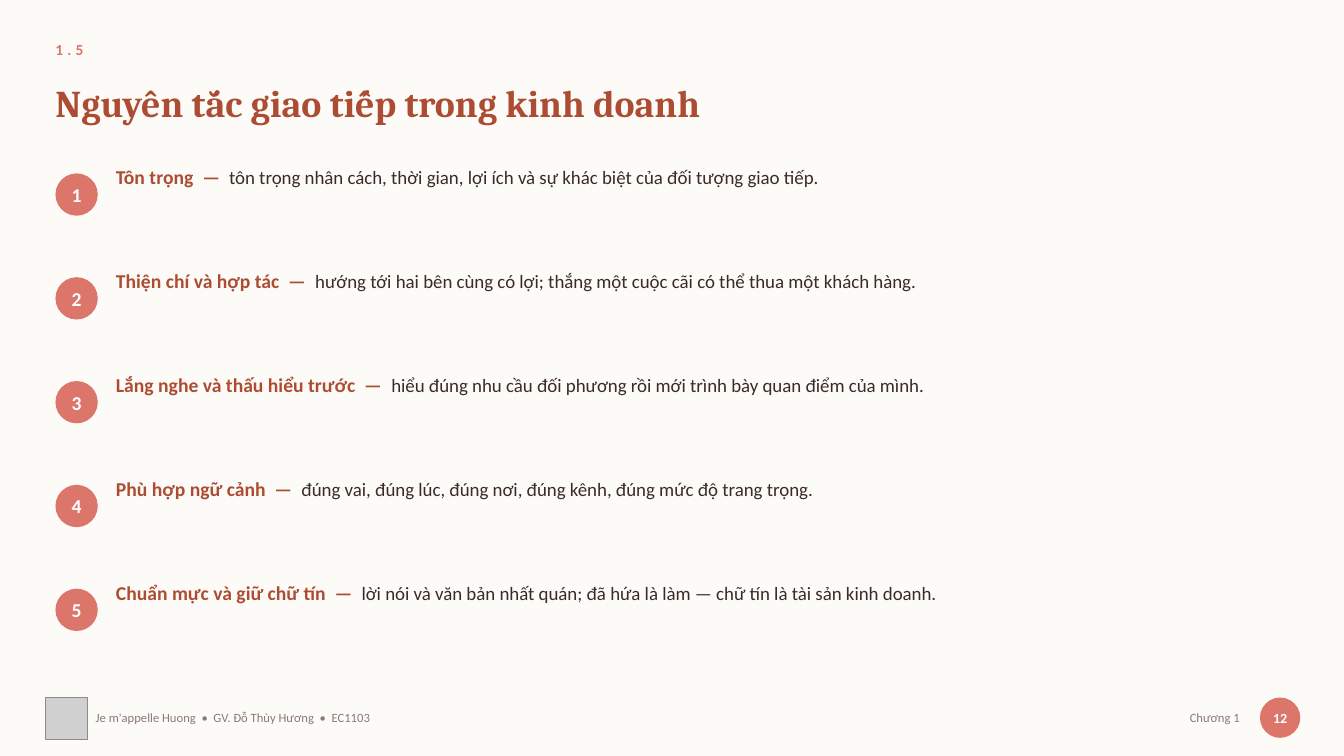
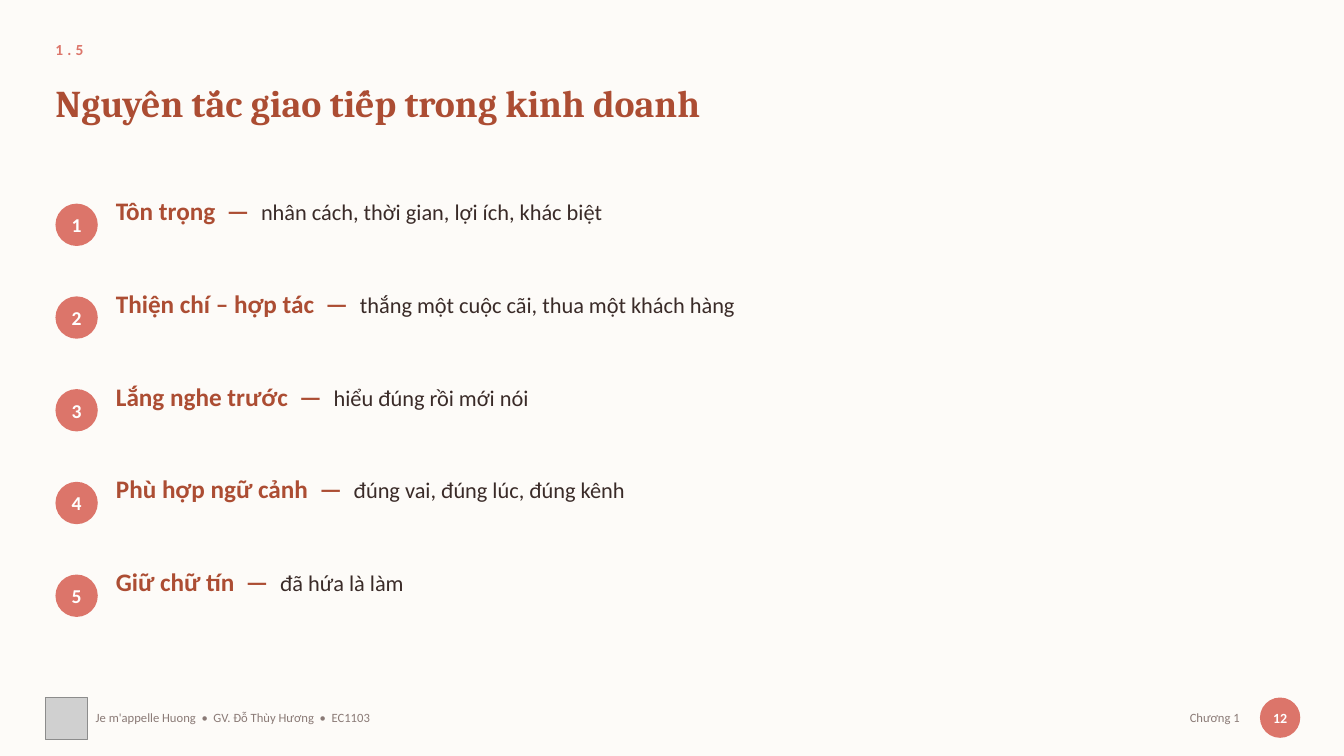
Before and after one commit to thuyhuongctu/ComDraft, a slide deck: slide 15 of slides/01-tong-quan-giao-tiep.pptx. Drawn at 1344x756 pixels with LibreOffice and Linux fonts; fonts in the diff are those of the drawing; grey boxes stand for pictures. Boxes give left, top, right and bottom in pixels: in the first picture for what was removed or moved away, otherwise in the second. Text is boxed around its words. In the diff, an @@ line names an element or a change of style, - is before the commit and + after.

Commit message:
Chương 1: bớt chữ trên slide, thêm sơ đồ, và vẽ lại logo ComDraft
Slide bài giảng trong ứng dụng quá dày chữ: cả tám bộ trung bình 103 từ mỗi
slide, 90 trên 131 slide vượt 80 từ, mà chỉ 19 slide có hình minh họa thật —
số "ảnh" còn lại chỉ là con dấu nhỏ ở chân trang. Sinh viên phần lớn xem bằng
điện thoại, chữ ấy còn nhỏ nữa.

Làm thử Chương 1 trước. Chữ trên slide từ 113 xuống 76 từ mỗi slide, trung vị
125 xuống 71; toàn bộ phần cắt đi chuyển xuống ghi chú giảng bài nên lời giảng
không mất, ghi chú từ 1.271 lên 2.385 từ. Mười sáu khoá ghi chú vẫn khớp đúng
slide, không khoá nào đứt.

Hai slide trống nhất nay thành sơ đồ, vẽ bằng mã như tám hình sẵn có: bốn cặp
hình thức giao tiếp thành bốn trục có hai đầu, và năm yếu tố ảnh hưởng vây
quanh một tâm. Chương 1 nay có 4 slide mang hình thật thay vì 2.

Hai chỗ sửa trong dây chuyền dựng, có lợi cho mọi hình về sau:
• Chiều cao hình nay lấy theo số đo thật của nội dung trong trình duyệt, không
  khai ước chừng nữa — khai thừa thì ảnh chụp ra kèm một mảng trắng lớn.
• add_images.py đặt hình vào giữa vùng thân slide theo chiều dọc. Hình bẹt hơn
  khung slide thì co theo bề rộng, dán sát mép trên sẽ để hụt một mảng ở đáy.

Logo ComDraft vẽ lại bằng mã trong scripts/ve_logo.py theo mẫu 3D của tác giả:
hai chữ C và D lồng nhau kiểu đất sét. Sinh hai bản vì một bản không dùng được
cho cả hai chỗ — dấu gọn cho đầu trang và favicon, bản đầy đủ có đốm trang trí
và chữ ComDraft cho slide và bìa. Màu chữ D phải hạ tông hai lần: kem trên nền
kem của ứng dụng gần như mất hút ở cỡ 46 px.

Thêm bộ nhận diện của tác giả vào assets/thuong-hieu/ — hai tệp logo mà trình
sinh deck vẫn cần nhưng repo này trước nay không có, nên ComDraft chưa tự dựng
lại deck được như README nói.

Đã xuất lại 19 ảnh Chương 1 cho trình xem trong ứng dụng, nâng PHIEN_BAN lên
v15 để máy sinh viên không dùng bản cũ trong bộ nhớ đệm. Bộ kiểm tra 24/24. Đã
chụp lại giao diện ở nền sáng, nền tối và màn 390 px.

```diff
--- a/slides/01-tong-quan-giao-tiep.pptx
+++ b/slides/01-tong-quan-giao-tiep.pptx
@@ text "1": place and size @@
-text "1" at [72, 189, 82, 202]
+text "1" at [72, 219, 82, 232]
@@ ellipse: place and size @@
-ellipse at [55, 173, 98, 216]
+ellipse at [55, 204, 98, 246]
@@ text at [116, 202, 602, 225]: text changed; size 13.5 to 16 pt @@
-Tôn trọng — tôn trọng nhân cách, thời gian, lợi ích và sự khác biệt của đối tượng giao tiếp.
+Tôn trọng — nhân cách, thời gian, lợi ích, khác biệt
@@ text "2": place and size @@
-text "2" at [72, 293, 82, 306]
+text "2" at [72, 312, 82, 325]
@@ ellipse: place and size @@
-ellipse at [55, 277, 98, 320]
+ellipse at [55, 296, 98, 339]
@@ text at [116, 295, 735, 318]: text changed; size 13.5 to 16 pt @@
-Thiện chí và hợp tác — hướng tới hai bên cùng có lợi; thắng một cuộc cãi có thể thua một khách hàng.
+Thiện chí – hợp tác — thắng một cuộc cãi, thua một khách hàng
@@ text "3": place and size @@
-text "3" at [72, 397, 82, 410]
+text "3" at [72, 405, 82, 418]
@@ ellipse: place and size @@
-ellipse at [55, 381, 98, 423]
+ellipse at [55, 389, 98, 432]
@@ text at [116, 385, 529, 411]: text changed; size 13.5 to 16 pt @@
-Lắng nghe và thấu hiểu trước — hiểu đúng nhu cầu đối phương rồi mới trình bày quan điểm của mình.
+Lắng nghe trước — hiểu đúng rồi mới nói
@@ text at [116, 480, 625, 503]: text changed; size 13.5 to 16 pt @@
-Phù hợp ngữ cảnh — đúng vai, đúng lúc, đúng nơi, đúng kênh, đúng mức độ trang trọng.
+Phù hợp ngữ cảnh — đúng vai, đúng lúc, đúng kênh
@@ text "5": place and size @@
-text "5" at [72, 604, 82, 617]
+text "5" at [72, 590, 82, 603]
@@ ellipse: place and size @@
-ellipse at [55, 589, 98, 631]
+ellipse at [55, 575, 98, 617]
@@ text at [116, 573, 404, 591]: text changed; size 13.5 to 18 pt; text colour #3A2B28 to #AC4D33; bold on @@
-Chuẩn mực và giữ chữ tín — lời nói và văn bản nhất quán; đã hứa là làm — chữ tín là tài sản kinh doanh.
+Giữ chữ tín — đã hứa là làm
```
Also in this commit, not shown: 9 other slides changed, 26 other files.
